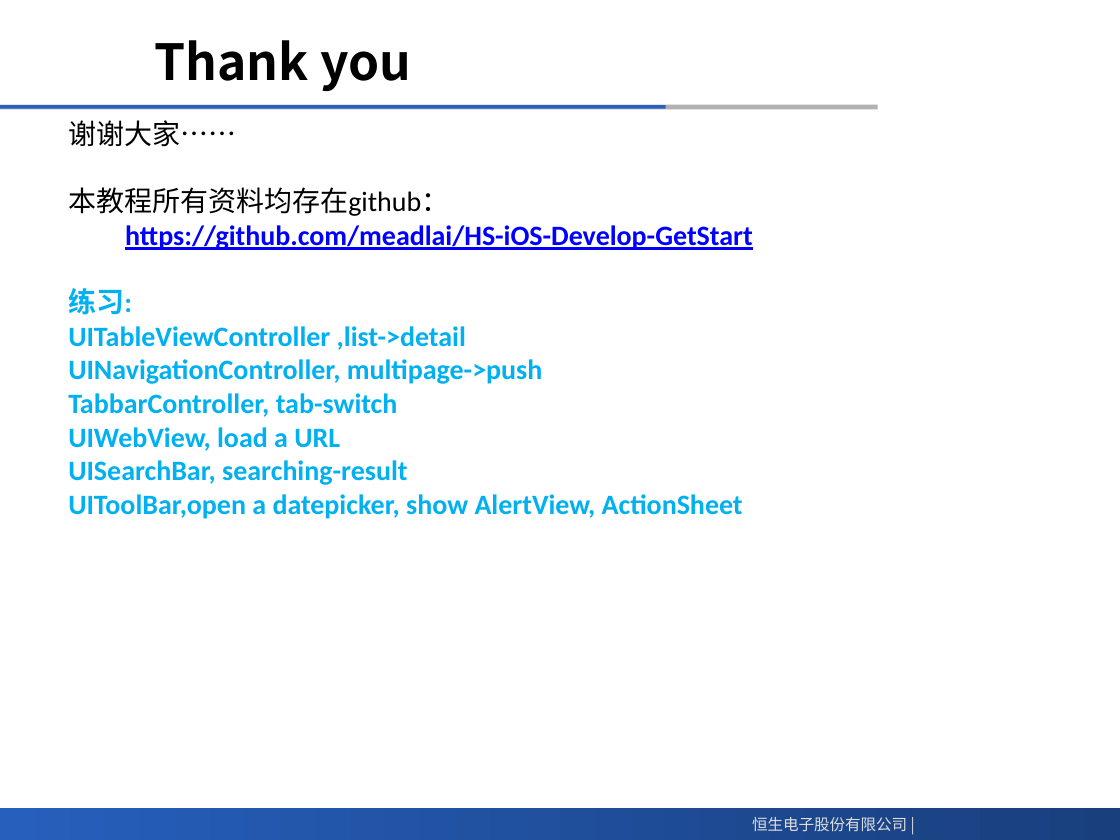
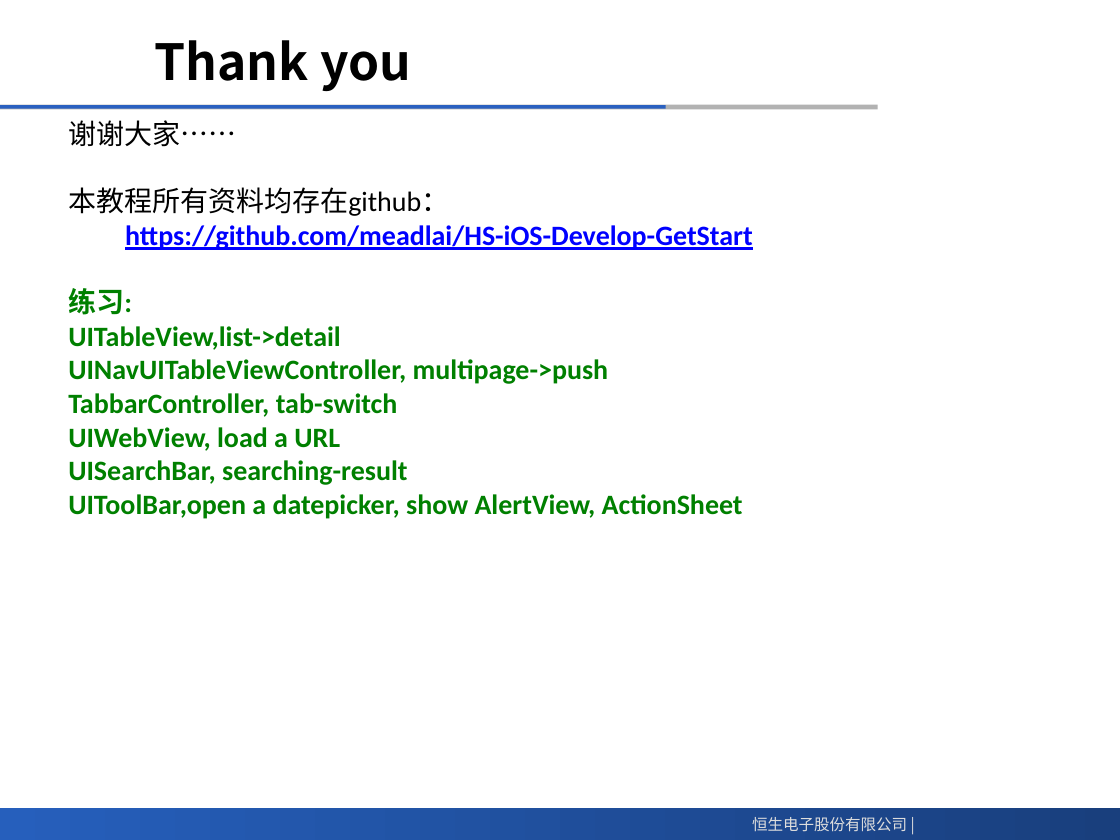
Before and after one commit to meadlai/HS-iOS-Develop-GetStart, a slide deck: slide 9 of matiral/iOS应用程序开发入门.pptx. Drawn at 1120x840 pixels with LibreOffice and Linux fonts; fonts in the diff are those of the drawing; background and template pictures are left out. Boxes give left, top, right and bottom in pixels: in the first picture for what was removed or moved away, otherwise in the second. Text is boxed around its words. In the diff, an @@ line names an element or a change of style, - is before the commit and + after.

```diff
--- a/matiral/iOS应用程序开发入门.pptx
+++ b/matiral/iOS应用程序开发入门.pptx
@@ text at (68, 288, 743, 519): text colour #00B0F0 to #008000 in "练习:", "TabbarController, tab-switch", "UIWebView, load a URL", "UISearchBar, searching-result" and 1 more places @@
@@ text at (68, 326, 609, 384): text changed; text colour #00B0F0 to #008000 @@
-UITableViewController ,list->detail
-UINavigationController, multipage->push
+UITableView,list->detail
+UINavUITableViewController, multipage->push
```
Also in this commit, not shown: 7 other files.
